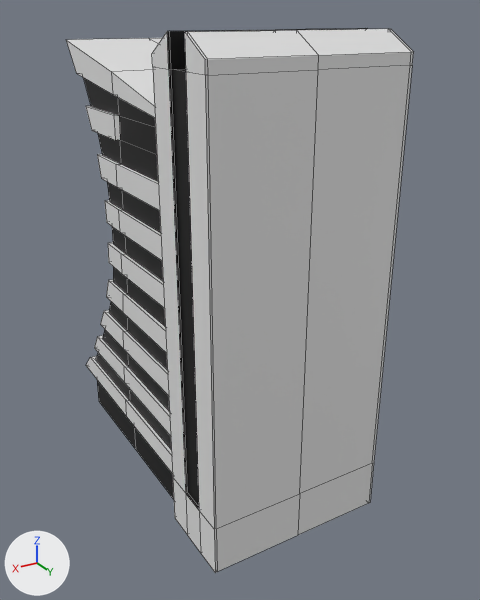
What one commit did to the Blender file 2.MODELOS/Cundinamarca.blend.
One viewpoint serves both versions: a 50 mm camera at (18.8, 38.3, 28.3) aimed at (-1.2, 5.0, 11.7). The lights are fixed; the arrows at lower left show +X, +Y and +Z. Mesh edges are drawn as thin lines. The same objects are shown in both versions, whatever each file hides.
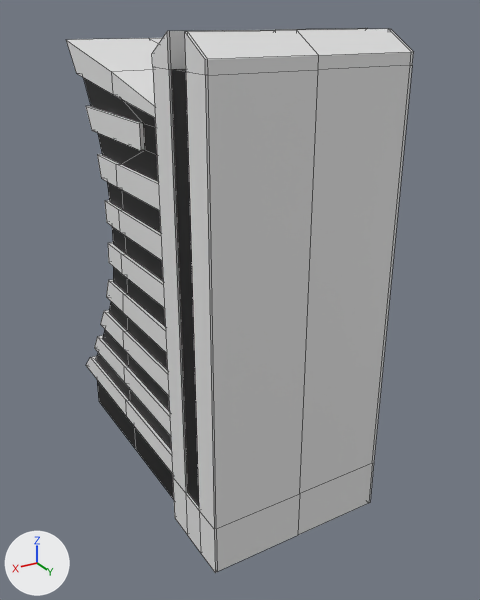
Edits to the bpy script that builds the scene:
```text
Change me_cube_003:
    where me_cube_003.from_pydata(...)  # 192 vertices, 147 faces; spans x 0.0..5.6, y -7.4..13.7, z 0.0..27.7
    used by ob_cube_002; location = (0.0, 0.0, 0.0)
    me_cube_003 part 1
    me_cube_003.vertices[44].co: (5.3, 3.0, 23.3) -> (5.3, 6.3, 23.3)  # pixel (119, 115) -> pixel (143, 123)
    me_cube_003.vertices[74].co: (5.5, 2.8, 23.3) -> (5.5, 6.3, 23.3)  # pixel (113, 115) -> pixel (139, 123)
    me_cube_003.vertices[90].co: (5.5, 2.7, 21.9) -> (5.5, 6.3, 21.9)  # pixel (115, 140) -> pixel (140, 150)
    me_cube_003.vertices[188].co: (5.3, 2.9, 21.9) -> (5.3, 6.3, 21.9)  # pixel (120, 140) -> pixel (144, 150)
    me_cube_003 part 2: 4 of the faces centred in x 2.7..5.5, y 10.3..12.0, z 26.9 switch from mat_material_002 (black #000000) to mat_material_001 (white #e7e7e7)
    me_cube_003 part 3: 2 of the faces centred in x 5.5, y 10.3..12.0, z 14.6 switch from mat_material_002 (black #000000) to mat_material_001 (white #e7e7e7)
    me_cube_003 part 4: 1 of the faces centred in x 5.5, y 11.1, z 3.0 switch from mat_material_002 (black #000000) to mat_material_001 (white #e7e7e7)
```

Changed parts and their boxes (x1, y1, x2, y2) in the pictures (480 x 600 px; the box of a moved part takes in the faces that stretch with it):
'Cube.002', reshaped, recoloured (black to white)
    both: (66, 28, 413, 572)
part 1 of me_cube_003, moved or reshaped
    both: (83, 77, 158, 181)
part 2 of me_cube_003, recoloured (black to white)
    both: (167, 28, 367, 70)
part 3 of me_cube_003, recoloured
    both: (169, 70, 188, 493)
part 4 of me_cube_003, recoloured
    both: (186, 493, 199, 510)
